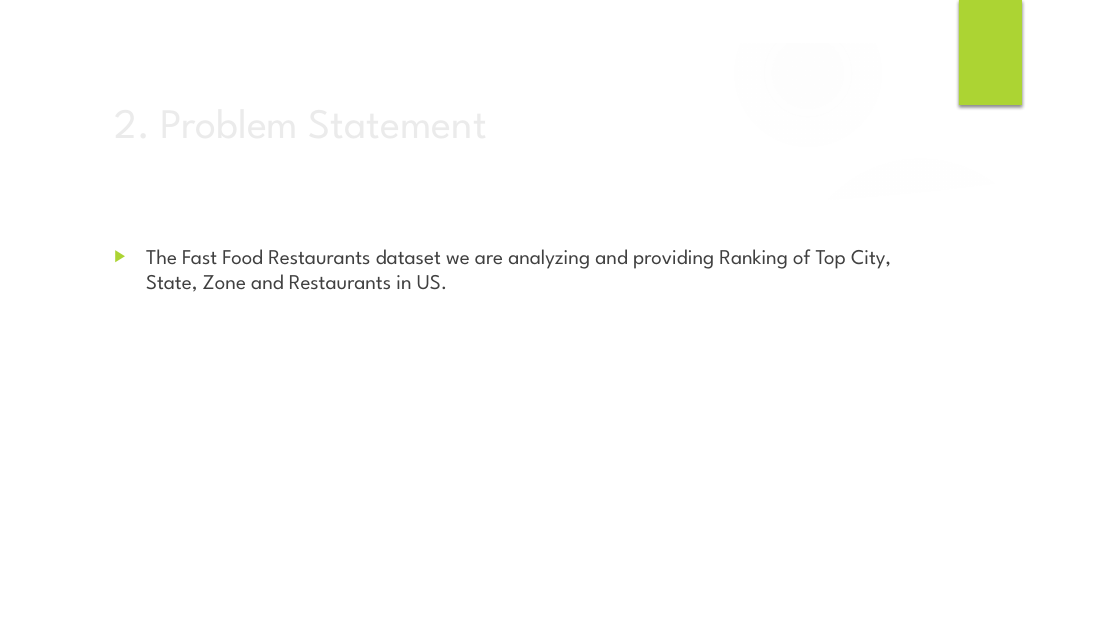
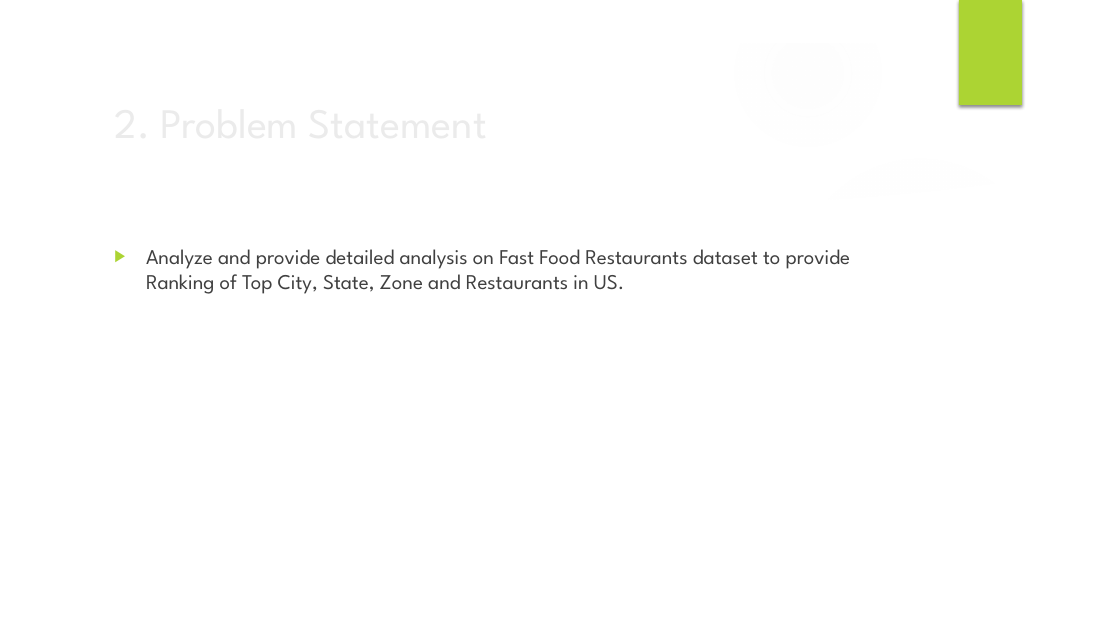
Before and after one commit to sudeep4893/INSAID_work, a slide deck: slide 4 of Term-1/Assignment_work/EDA_Project_Sudeep_Raj/Fast-Food Restaurants DataAnalysis_SudeepRaj.pptx. Drawn at 1120x630 pixels with LibreOffice and Linux fonts; fonts in the diff are those of the drawing; background and template pictures are left out. Boxes give left, top, right and bottom in pixels: in the first picture for what was removed or moved away, otherwise in the second. Text is boxed around its words. In the diff, an @@ line names an element or a change of style, - is before the commit and + after.

Commit message:
modified PPT

```diff
--- a/Term-1/Assignment_work/EDA_Project_Sudeep_Raj/Fast-Food Restaurants DataAnalysis_SudeepRaj.pptx
+++ b/Term-1/Assignment_work/EDA_Project_Sudeep_Raj/Fast-Food Restaurants DataAnalysis_SudeepRaj.pptx
@@ text at [146, 249, 851, 294]: text changed @@
-▶ The Fast Food Restaurants dataset we are analyzing and providing Ranking of Top City, State, Zone and Restaurants in US.
+▶ Analyze and provide detailed analysis on Fast Food Restaurants dataset to provide Ranking of Top City, State, Zone and Restaurants in US.
```
Also in this commit, not shown: 2 other slides changed.
